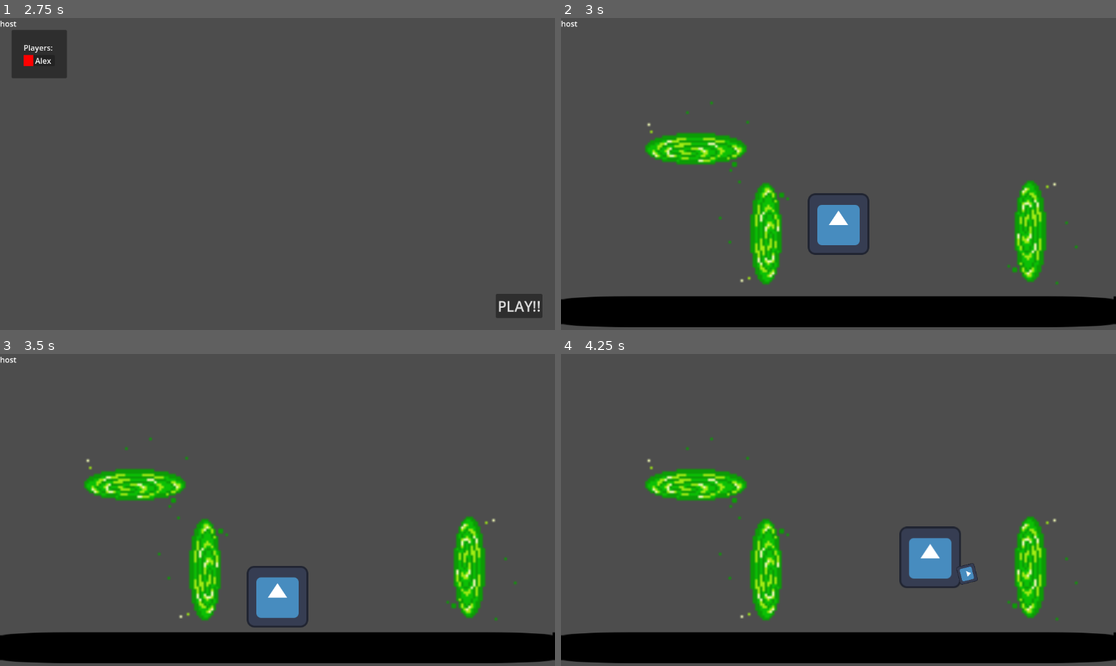
Above: before the commit, frames 1-4 (two rows, left to right).
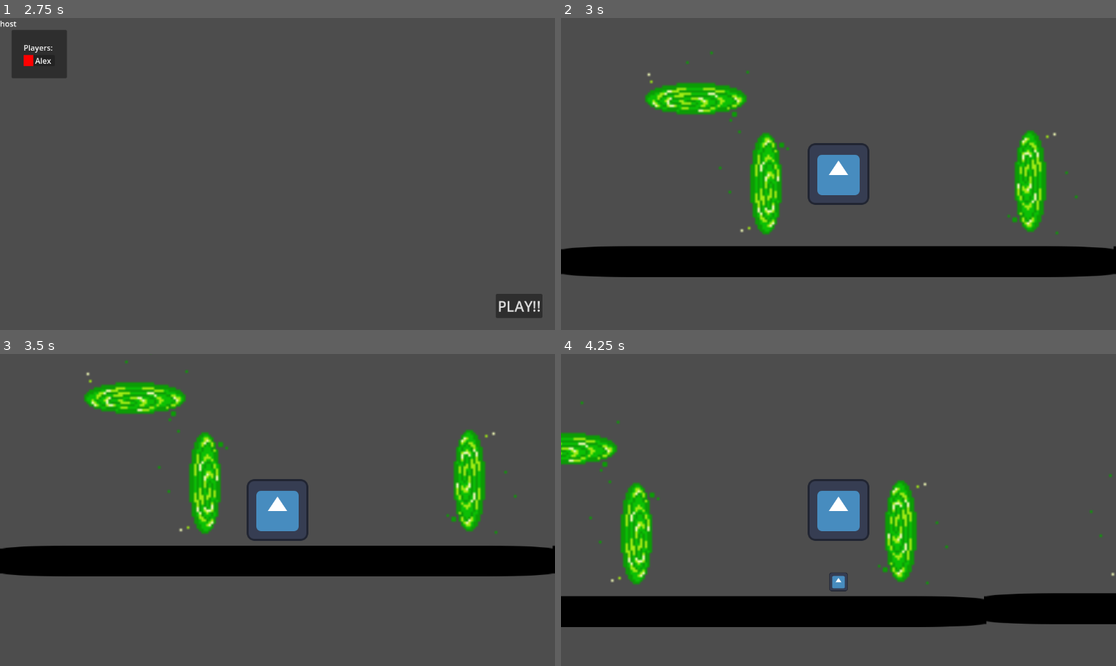
Above: after the commit, the same moments.

Repository: letoro99/CC5409-Taller-Multi
Game: Godot game, scene res://scenes/mainScreen.tscn
Same seed, same stepped clock (60 frames per second), same inputs: the game is played once before the commit and once after it. The engine's default icon, where the game draws it, is replaced by a stand-in: a white triangle on a blue panel in a dark square.
Inputs (mouse positions are in pixels of both pictures, inside the frame that each line leads up to):
- Up to frame 1 (2.75 s): click "PLAY" at 0.5 s; click (277, 158) at 1.27 s; type "Alex" at 1.35 s; click "HOST" at 2 s
- Up to frame 2 (3 s): click "PLAY!!" at 2.75 s
- Up to frame 3 (3.5 s): no input
- Up to frame 4 (4.25 s): move the mouse to (960, 494) at 3.52 s; hold D (move_right) from 3.53 s (still down); click (960, 494) at 3.6 s; tap W (jump) at 3.77 s

Frame 1 is identical in both runs. In frame 2, 29% of the frame differs, in the area x 0-100%, y 0-100%; in frame 3, 30%; in frame 4, 31%, in the area x 0-100%, y 15-100%.
Error in both runs: Cannot call method 'get_unique_id' on a null value. (res://scenes/menus/lobbyScreen.gd:105)

Commit message:
Portal mechanics for players was simplified

Diff:
--- a/scenes/game/characters/character.gd
+++ b/scenes/game/characters/character.gd
@@ -35,8 +35,9 @@
 
 func transportate(in_portal: Portal, out_portal: Portal):
 	global_position = out_portal.global_position
-	var inverse_inPortal_normal = in_portal.normal_portal
-	velocity = velocity.rotated(inverse_inPortal_normal.angle_to(out_portal.normal_portal) + deg_to_rad(90))
+	if in_portal.normal_portal + out_portal.normal_portal != Vector2.ZERO:
+		var magnitude = 1.5 * velocity.length()
+		velocity = out_portal.normal_portal * magnitude
 
 func _physics_process(delta):
 	_handle_inputs()
@@ -46,7 +47,7 @@
 		velocity.y += gravity * delta
 
 	# Handle Jump.
-	if is_on_floor() and directionMove.y != 0:
+	if  directionMove.y != 0:
 		velocity.y = JUMP_VELOCITY
 
 	# Using only the horizontal velocity, sample towards the input.
--- a/scenes/game/characters/character.tscn
+++ b/scenes/game/characters/character.tscn
@@ -15,3 +15,5 @@
 
 [node name="CollisionShape2D" type="CollisionShape2D" parent="."]
 shape = SubResource("CapsuleShape2D_phuia")
+
+[node name="Camera2D" type="Camera2D" parent="."]
